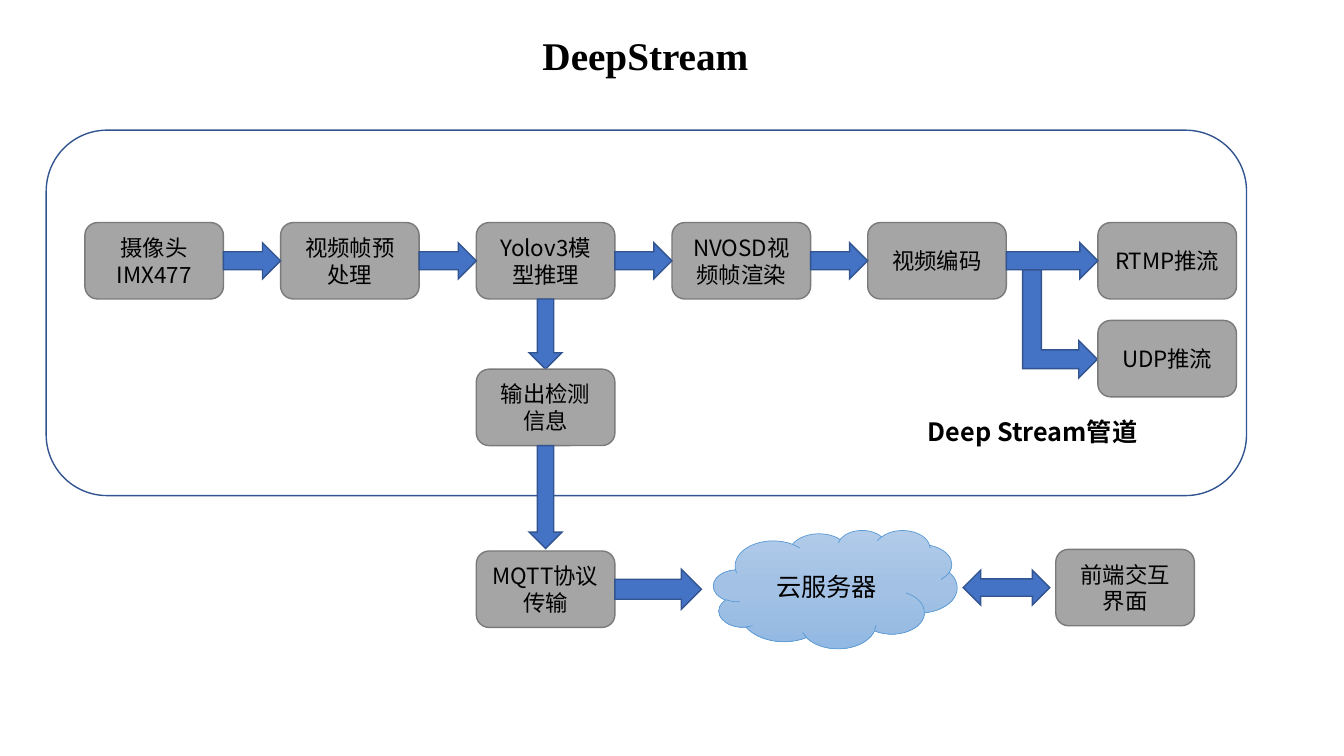
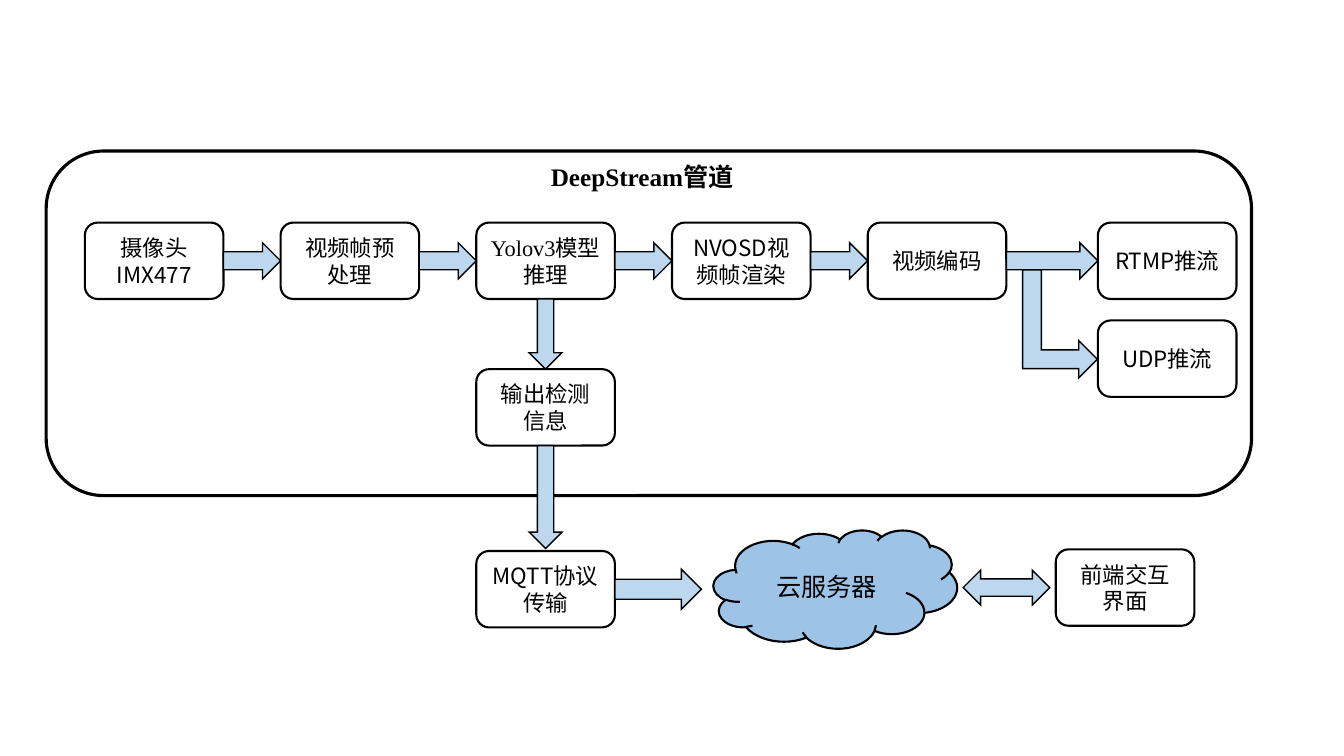
Before and after one commit to yurizzzzz/Nano-DeepsStream, a slide deck: slide 2 of document/项目流程图.pptx. Drawn at 1344x756 pixels with LibreOffice and Linux fonts; fonts in the diff are those of the drawing. Boxes give left, top, right and bottom in pixels: in the first picture for what was removed or moved away, otherwise in the second. Text is boxed around its words. In the diff, an @@ line names an element or a change of style, - is before the commit and + after.

```diff
--- a/document/项目流程图.pptx
+++ b/document/项目流程图.pptx
@@ rounded rectangle resized from (x1=46, y1=130, x2=1247, y2=495) to (x1=46, y1=151, x2=1252, y2=496) @@
@@ rounded rectangle at (x1=46, y1=151, x2=1252, y2=496): outline #325491 1 pt to #000000 2.25 pt @@
@@ text at (x1=551, y1=166, x2=734, y2=192): text changed; size 28 to 18 pt @@
-DeepStream
+DeepStream管道
@@ rounded rectangle "Yolov3模型推理" at (x1=476, y1=223, x2=615, y2=299): font Noto Sans CJK SC to Times New Roman in "Yolov3模型推理"; fill #A5A5A5 to none; outline #7A7A7A 1 pt to #000000 1.5 pt @@
@@ fill #4472C4 to #BDD7EE; outline #325491 1 pt to #000000 1 pt in 10 elements at (x1=224, y1=243, x2=281, y2=279), (x1=419, y1=243, x2=477, y2=279), (x1=615, y1=243, x2=673, y2=279), (x1=811, y1=243, x2=868, y2=279), (x1=1006, y1=243, x2=1098, y2=279), (x1=529, y1=299, x2=563, y2=370), (x1=529, y1=446, x2=563, y2=548), (x1=615, y1=570, x2=702, y2=610), (x1=963, y1=570, x2=1050, y2=605), (x1=1023, y1=270, x2=1097, y2=378) @@
@@ fill #A5A5A5 to none; outline #7A7A7A 1 pt to #000000 1.5 pt in 9 elements at (x1=85, y1=223, x2=224, y2=299), (x1=280, y1=223, x2=419, y2=299), (x1=673, y1=223, x2=812, y2=299), (x1=868, y1=223, x2=1007, y2=299), (x1=1098, y1=223, x2=1237, y2=299), (x1=476, y1=369, x2=615, y2=446), (x1=476, y1=552, x2=615, y2=628), (x1=1056, y1=549, x2=1195, y2=626), (x1=1098, y1=321, x2=1237, y2=397) @@
@@ text removed at (x1=928, y1=419, x2=1137, y2=447) @@
-Deep Stream管道
@@ cloud "云服务器" at (x1=714, y1=530, x2=958, y2=648): fill gradient #B1CBE9 to #A3C1E5 to #93B9E4 to #9DC3E6; outline #5B9BD5 0.5 pt to #000000 1.5 pt @@
```
Also in this commit, not shown: 3 other slides changed, 1 slide added, 7 other files.
